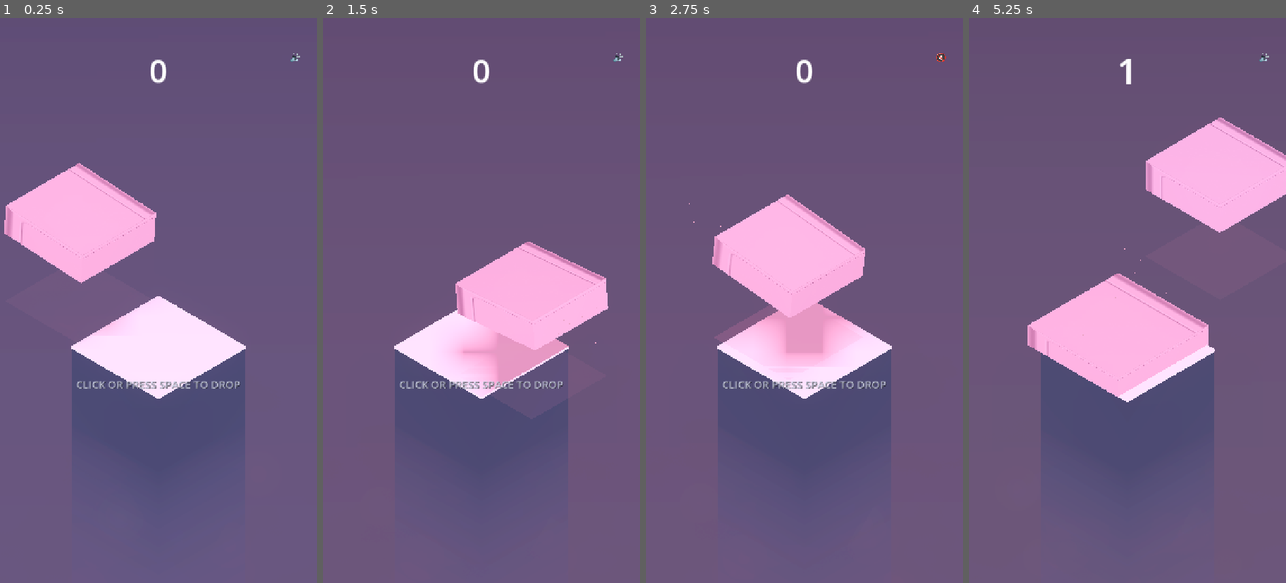
Above: before the commit, frames 1-4 (left to right).
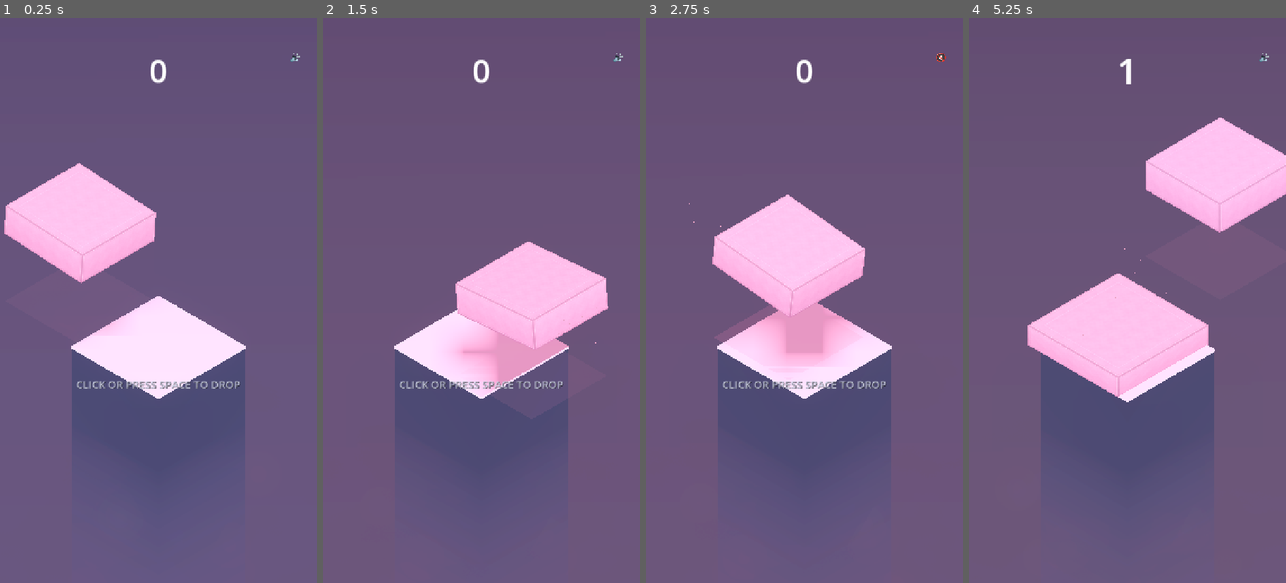
Above: after the commit, the same moments.

Repository: AakashJ91/stack
Game: Godot game, scene res://scenes/main.tscn
Two runs of this game, one before a commit and one after it. Both use one fixed random seed, a clock stepped at 60 frames per second and the inputs below.
Inputs (mouse positions are in pixels of both pictures, inside the frame that each line leads up to):
- Up to frame 1 (0.25 s): no input
- Up to frame 2 (1.5 s): click "🔊" at 0.5 s; click "🔇" at 1.25 s
- Up to frame 3 (2.75 s): click "🔊" at 2 s
- Up to frame 4 (5.25 s): click "🔇" at 2.75 s; click "🔊" at 3.5 s; click "🔇" at 4.25 s; tap Space at 5 s; move the mouse to (1197, 272) at 5.02 s; tap M at 5.1 s; click (1197, 272) at 5.17 s

The runs differ from the first frame. In frame 1, 0.5% of the frame differs, in the area x 1-49%, y 25-47%; in frame 2, 0.5%; in frame 3, 0.5%; in frame 4, 1.0%, in the area x 18-100%, y 17-68%.

Commit message:
good shedar

Diff:
--- a/scripts/box.gd
+++ b/scripts/box.gd
@@ -17,15 +17,97 @@
 # tilt_root has origin at center of mass so banks and rotates around center
 var tilt_root: Node3D
 
-const TEX_ALBEDO = preload("res://textures/cube_albedo.png")
-const TEX_NORMAL = preload("res://textures/cube_normal.png")
-const TEX_ROUGHNESS = preload("res://textures/cube_roughness.png")
+const TEX_SURFACE_GRAIN = preload("res://textures/surface_grain.png")
+
+static var _cube_shader: Shader = null
+
+static func _get_cube_shader() -> Shader:
+	if _cube_shader == null:
+		_cube_shader = Shader.new()
+		_cube_shader.code = """
+shader_type spatial;
+render_mode blend_mix, depth_draw_opaque, cull_back, diffuse_burley, specular_schlick_ggx;
+
+uniform vec4 base_color : source_color = vec4(0.48, 0.76, 0.96, 1.0);
+uniform vec3 box_half_size = vec3(1.2, 0.4, 1.2);
+uniform sampler2D surface_grain : repeat_enable, filter_linear;
+uniform float bevel_width = 0.09;
+uniform float chamfer_width = 0.022;
+uniform float roughness : hint_range(0.0, 1.0) = 0.32;
+uniform float metallic : hint_range(0.0, 1.0) = 0.03;
+uniform vec4 emission_color : source_color = vec4(1.0, 0.94, 0.6, 1.0);
+uniform float emission_energy : hint_range(0.0, 5.0) = 0.0;
+
+varying vec3 v_local_pos;
+varying vec3 v_normal;
+
+void vertex() {
+	v_local_pos = VERTEX;
+	v_normal = NORMAL;
+}
+
+void fragment() {
+	vec3 norm_abs = abs(v_normal);
+	vec3 d3 = box_half_size - abs(v_local_pos);
+
+	// True 3D metric edge distance on any face orientation
+	float edge_dist = 0.0;
+	vec2 uv = vec2(0.0);
+	if (norm_abs.y > 0.5) {
+		edge_dist = min(d3.x, d3.z);
+		uv = v_local_pos.xz;
+	} else if (norm_abs.x > 0.5) {
+		edge_dist = min(d3.y, d3.z);
+		uv = v_local_pos.zy;
+	} else {
+		edge_dist = min(d3.x, d3.y);
+		uv = v_local_pos.xy;
+	}
+
+	// 1. Soft edge ambient occlusion (crisp, readable block layering)
+	float ao_t = clamp(edge_dist / bevel_width, 0.0, 1.0);
+	float ao = mix(0.80, 1.0, ao_t * ao_t * (3.0 - 2.0 * ao_t));
+
+	// 2. Beveled chamfer light gleam
+	float chamfer_diff = abs(edge_dist - (bevel_width * 0.45));
+	float chamfer = 1.0 - clamp(chamfer_diff / chamfer_width, 0.0, 1.0);
+	chamfer = chamfer * chamfer * 0.14;
+
+	// 3. Multi-frequency tactile satin surface grain
+	float grain1 = texture(surface_grain, uv * 1.2).r;
+	float grain2 = texture(surface_grain, uv * 4.5).r;
+	float grain = ((grain1 * 0.65 + grain2 * 0.35) - 0.5) * 0.05;
+
+	// 4. Subtle top-face designer inset panel
+	float top_inset = 0.0;
+	if (v_normal.y > 0.5) {
+		float d_inset = abs(edge_dist - 0.22);
+		float inset_line = 1.0 - clamp(d_inset / 0.018, 0.0, 1.0);
+		top_inset = inset_line * inset_line * 0.06;
+	}
+
+	// 5. Vertical soft volumetric shading
+	float vert_shade = (v_local_pos.y / box_half_size.y) * 0.04;
+
+	vec3 col = base_color.rgb * ao + vec3(chamfer) + vec3(grain) + vec3(top_inset) + vec3(vert_shade);
+	ALBEDO = clamp(col, vec3(0.0), vec3(1.0));
+
+	ROUGHNESS = mix(roughness * 0.65, roughness * 1.15, 1.0 - ao_t);
+	METALLIC = metallic;
+	SPECULAR = 0.55;
+
+	if (emission_energy > 0.001) {
+		EMISSION = emission_color.rgb * emission_energy;
+	}
+}
+"""
+	return _cube_shader
 
 # Visual instances
 var mesh_instance: MeshInstance3D
 
 # Materials
-var material: StandardMaterial3D
+var material: ShaderMaterial
 
 # Particle FX
 var trail_particles: CPUParticles3D
@@ -66,25 +148,17 @@
 	tilt_root.position = Vector3(0, box_size.y * 0.5, 0)
 	squash_root.add_child(tilt_root)
 
-	# 1. Main Cube Body with High-Quality Tactile Textures
+	# 1. Main Cube Body with High-Quality Tactile Shading
 	mesh_instance = MeshInstance3D.new()
 	var box_mesh = BoxMesh.new()
 	box_mesh.size = box_size
 	mesh_instance.mesh = box_mesh
 
-	material = StandardMaterial3D.new()
-	material.shading_mode = StandardMaterial3D.SHADING_MODE_PER_PIXEL
-	material.albedo_texture = TEX_ALBEDO
-	material.albedo_color = box_color
-	material.normal_enabled = true
-	material.normal_texture = TEX_NORMAL
-	material.normal_scale = 1.0
-	material.roughness_texture = TEX_ROUGHNESS
-	material.roughness = 0.35
-	material.metallic = 0.03
-	material.clearcoat_enabled = true
-	material.clearcoat = 0.30
-	material.clearcoat_roughness = 0.20
+	material = ShaderMaterial.new()
+	material.shader = _get_cube_shader()
+	material.set_shader_parameter("surface_grain", TEX_SURFACE_GRAIN)
+	material.set_shader_parameter("box_half_size", box_size * 0.5)
+	material.set_shader_parameter("base_color", box_color)
 	mesh_instance.material_override = material
 	tilt_root.add_child(mesh_instance)
 
@@ -136,22 +210,11 @@
 	_apply_color()
 
 func _apply_color() -> void:
-	var h = box_color.h
-	var s = box_color.s
-	var v = box_color.v
-
-	# Main body: creamy, satin pastel finish with tactile surface texture
 	if material:
-		material.albedo_color = box_color
-		material.roughness = 0.35
-		material.metallic = 0.03
-		material.clearcoat_enabled = true
-		material.clearcoat = 0.30
-		material.clearcoat_roughness = 0.20
-		material.emission_enabled = false
+		material.set_shader_parameter("base_color", box_color)
 
 	if trail_particles:
-		var trail_c = Color.from_hsv(h, clamp(s * 0.9, 0.4, 0.7), v)
+		var trail_c = Color.from_hsv(box_color.h, clamp(box_color.s * 0.9, 0.4, 0.7), box_color.v)
 		trail_particles.color = trail_c
 		if trail_particles.mesh and trail_particles.mesh is BoxMesh:
 			var pm = (trail_particles.mesh as BoxMesh).material as StandardMaterial3D
@@ -159,7 +222,7 @@
 				pm.albedo_color = trail_c
 
 	if drop_particles:
-		drop_particles.color = Color.from_hsv(h, clamp(s * 0.8, 0.35, 0.6), v)
+		drop_particles.color = Color.from_hsv(box_color.h, clamp(box_color.s * 0.8, 0.35, 0.6), box_color.v)
 
 # Called continuously while attached to slider
 func update_slider_motion(delta: float, velocity_factor: float, axis_index: int, is_aligned: bool, hover_time: float) -> void:
@@ -332,22 +395,17 @@
 	pass # Keep pastel colors clean and saturated on normal land
 
 func _play_perfect_flash() -> void:
-	# Brief golden chime pulse & gem spin on perfect drop
+	# Brief golden chime pulse on perfect drop
 	if flash_tween:
 		flash_tween.kill()
 	flash_tween = create_tween().set_parallel(true)
 
 	if material:
-		material.emission_enabled = true
-		material.emission = Color(1.0, 0.94, 0.6)
-		material.emission_energy_multiplier = 1.3
-		flash_tween.tween_property(material, "emission_energy_multiplier", 0.0, 0.35)
-
-	flash_tween.chain().tween_callback(func():
-		if material:
-			material.emission_enabled = false
-		_apply_color()
-	)
+		material.set_shader_parameter("emission_energy", 1.4)
+		flash_tween.tween_method(func(val: float):
+			if is_instance_valid(material):
+				material.set_shader_parameter("emission_energy", val)
+		, 1.4, 0.0, 0.35)
 
 func _spawn_impact_particles(is_perfect: bool) -> void:
 	var parent_node = get_parent()
Binary file added: textures/surface_grain.png
Not shown, added: textures/surface_grain.png.import
